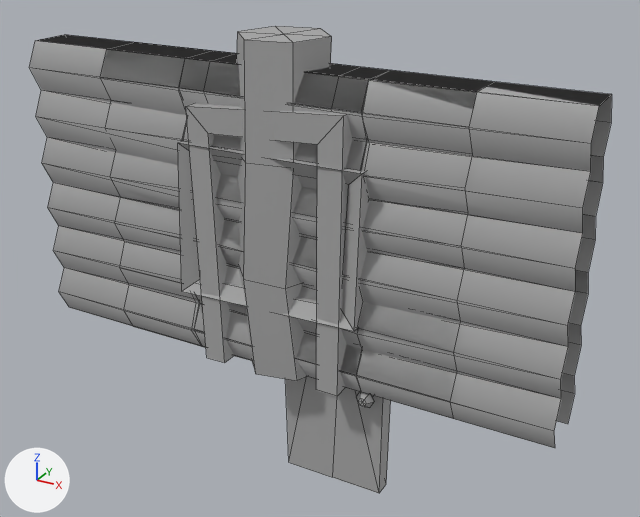
What one commit did to the FBX model Cryptid 1.0.1/Assets/Meshes/Props/Cabin/CabinWallsInterior.fbx.
The view is the same before and after, from a 50 mm lens placed at (5.27, -8.73, 5.91), pointed at (0.35, 0.21, 1.44). The lights are fixed; the arrows at lower left show +X, +Y and +Z. Mesh edges are drawn as thin lines. Where no turn or scale is listed for an object, it has been applied to the vertices.

In view in the first picture: 'Cabin_Corner', 'Cabin_Door_Interior', 'Full_wall_Interior', 'Full_wall_interior_DoorFrame', 'Full_wall_small_Left', 'Full_wall_small_right', 'Fullwall_interior_window'.
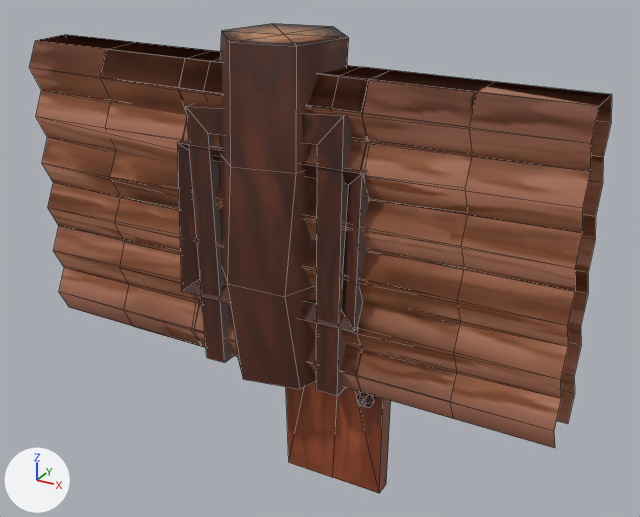
Changed parts and their boxes (x1, y1, x2, y2) in the pictures (640 x 517 px):
'Fullwall_interior_window', recoloured (grey to brown): (29, 34, 612, 436) in both
'Full_wall_Interior', recoloured (grey to brown): (30, 35, 612, 448) in both
'Full_wall_interior_DoorFrame', recoloured (grey to brown): (100, 42, 493, 415) in both
'Cabin_Corner', recoloured, mesh rescaled (grey to brown, 38% wider): before (237, 26, 332, 381); after (218, 23, 349, 389)
'Cabin_Door_Interior', recoloured (grey to brown): (285, 377, 391, 493) in both
'Full_wall_small_right', recoloured (grey to brown): (179, 51, 388, 375) in both
'Full_wall_small_Left', recoloured (grey to brown): (179, 52, 387, 375) in both

Patch to the scene script:
```diff
--- a/Cryptid 1.0.1/Assets/Meshes/Props/Cabin/CabinWallsInterior.fbx.py
+++ b/Cryptid 1.0.1/Assets/Meshes/Props/Cabin/CabinWallsInterior.fbx.py
@@ img_cabin_wall_interior_paint_standardsurface1_basecolor_png @@
+img_cabin_wall_interior_paint_standardsurface1_basecolor_png = load_image('Cabin Wall Interior Paint_standardSurface1_BaseColor.png', '_unpacked/Cabin_Wall_Interior_Paint_standardSurface1_BaseColor.png', 1024, 1024, 'sRGB')
@@ mat_cabin_furniture_paint_exploded_calebsizereference_caleb_geometry_lambert2 @@
+mat_cabin_furniture_paint_exploded_calebsizereference_caleb_geometry_lambert2 = principled_material('Cabin_furniture_Paint_Exploded:CalebSIZEREFERENCE:Caleb_Geometry:lambert2')
+mat_cabin_furniture_paint_exploded_calebsizereference_caleb_geometry_lambert2.texture = img_cabin_wall_interior_paint_standardsurface1_basecolor_png
@@ me_mesh @@
 me_mesh.from_pydata(...)  # 104 vertices, 75 faces; spans x -3.6..3.6, y -0.43..0.43, z 0.0..3.87
-me_mesh.materials.append(mat_standardsurface1)  # grey #aaaaaa
+me_mesh.materials.append(mat_cabin_furniture_paint_exploded_calebsizereference_caleb_geometry_lambert2)  # picture img_cabin_wall_interior_paint_standardsurface1_basecolor_png
@@ me_mesh_005 @@
 me_mesh_005.from_pydata(...)  # 120 vertices, 79 faces; spans x -3.6..3.6, y -0.52..0.52, z -0.01..3.87
-me_mesh_005.materials.append(mat_standardsurface1)  # grey #aaaaaa
+me_mesh_005.materials.append(mat_cabin_furniture_paint_exploded_calebsizereference_caleb_geometry_lambert2)  # picture img_cabin_wall_interior_paint_standardsurface1_basecolor_png
@@ me_mesh_004 @@
 me_mesh_004.from_pydata(...)  # 52 vertices, 25 faces; spans x -1.2..1.2, y -0.43..0.43, z 0.0..3.87
-me_mesh_004.materials.append(mat_standardsurface1)  # grey #aaaaaa
+me_mesh_004.materials.append(mat_cabin_furniture_paint_exploded_calebsizereference_caleb_geometry_lambert2)  # picture img_cabin_wall_interior_paint_standardsurface1_basecolor_png
@@ me_mesh_001 @@
 me_mesh_001.from_pydata(...)  # 90 vertices, 84 faces; spans x -0.04..1.46, y -0.32..0.32, z -1.57..1.57
-me_mesh_001.materials.append(mat_standardsurface1)  # grey #aaaaaa
+me_mesh_001.materials.append(mat_cabin_furniture_paint_exploded_calebsizereference_caleb_geometry_lambert2)  # picture img_cabin_wall_interior_paint_standardsurface1_basecolor_png
@@ me_mesh_002 @@
 me_mesh_002.from_pydata(...)  # 25 vertices, 24 faces; spans x -0.64..0.55, y -0.6..0.53, z 0.0..4.21
 # used by ob_cabin_corner; location = (0.0, 0.0, 0.0)
-me_mesh_002.materials.append(mat_standardsurface1)  # grey #aaaaaa
+# me_mesh_002 part 1: the whole mesh is scaled about the mesh origin by (1.35, 1.35, 1)
+me_mesh_002.materials.append(mat_cabin_furniture_paint_exploded_calebsizereference_caleb_geometry_lambert2)  # picture img_cabin_wall_interior_paint_standardsurface1_basecolor_png
@@ me_mesh_003 @@
 me_mesh_003.from_pydata(...)  # 52 vertices, 25 faces; spans x -1.2..1.2, y -0.43..0.43, z 0.0..3.87
-me_mesh_003.materials.append(mat_standardsurface1)  # grey #aaaaaa
+me_mesh_003.materials.append(mat_cabin_furniture_paint_exploded_calebsizereference_caleb_geometry_lambert2)  # picture img_cabin_wall_interior_paint_standardsurface1_basecolor_png
@@ me_mesh_006 @@
 me_mesh_006.from_pydata(...)  # 120 vertices, 67 faces; spans x -2.4..2.4, y -0.5..0.5, z 0.0..3.87
-me_mesh_006.materials.append(mat_standardsurface1)  # grey #aaaaaa
+me_mesh_006.materials.append(mat_cabin_furniture_paint_exploded_calebsizereference_caleb_geometry_lambert2)  # picture img_cabin_wall_interior_paint_standardsurface1_basecolor_png
```
